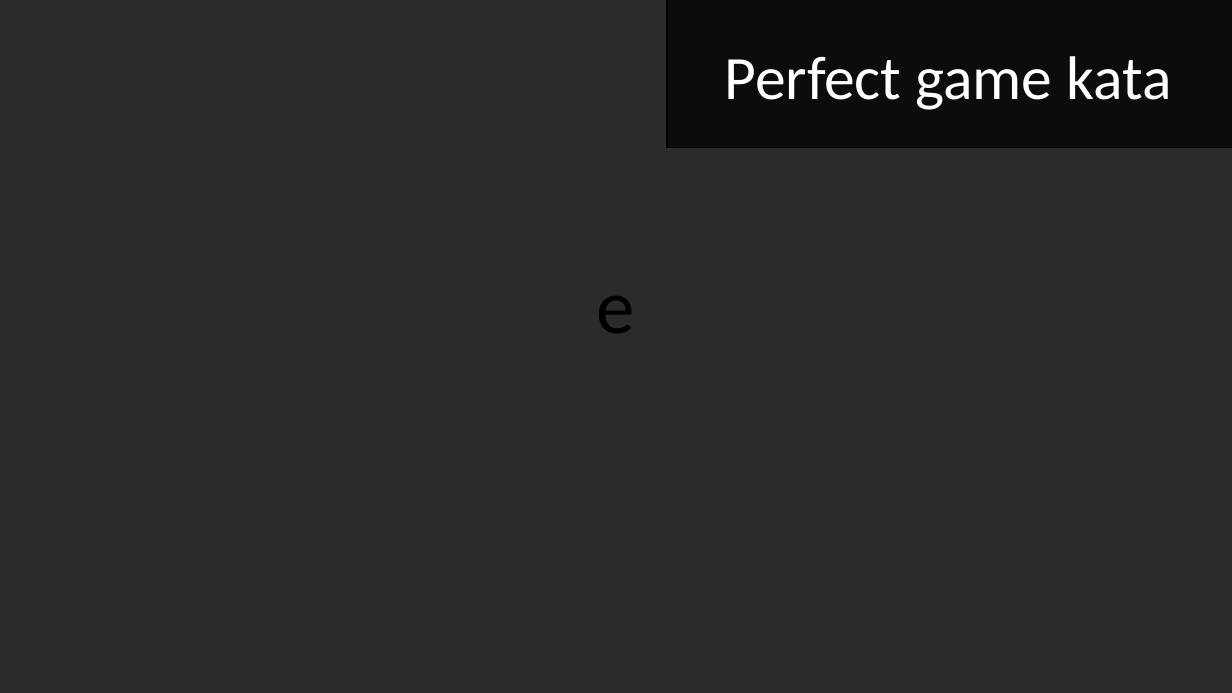
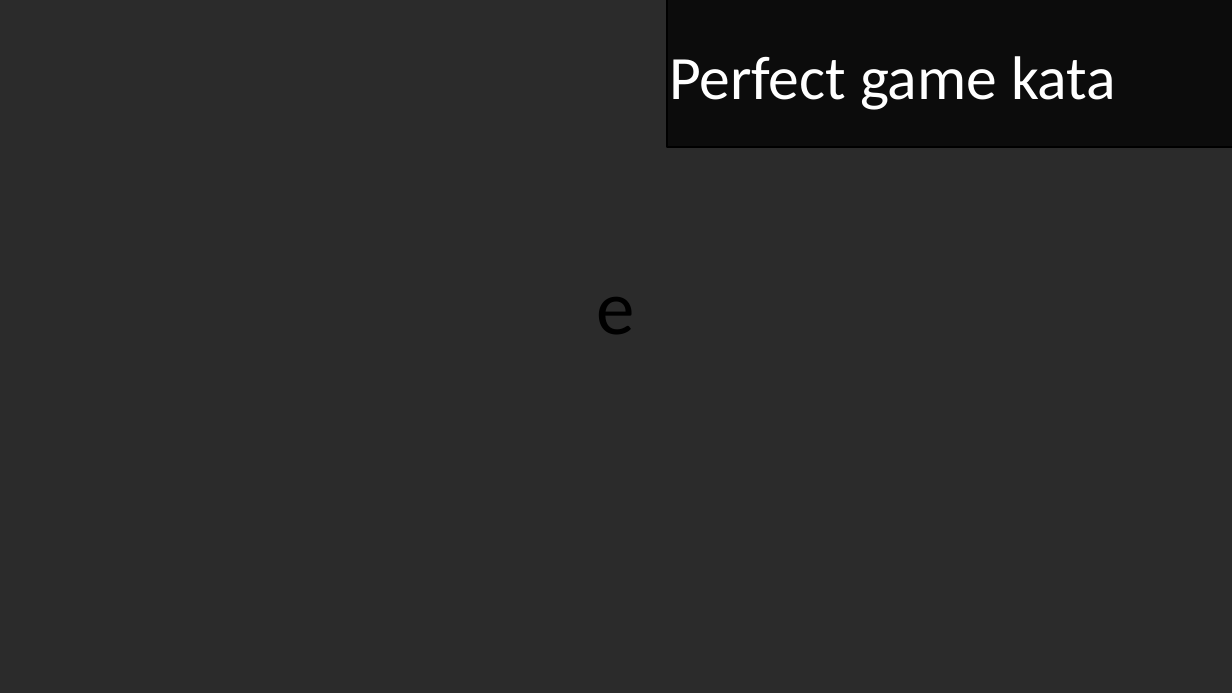
Before and after one commit to erlendstuyven/BGK2, a slide deck: slide 1 of docs/bowlingame.pptx. Drawn at 1232x693 pixels with LibreOffice and Linux fonts; fonts in the diff are those of the drawing; background and template pictures are left out; a plain dark background stands for a picture behind light text. Boxes give left, top, right and bottom in pixels: in the first picture for what was removed or moved away, otherwise in the second. Text is boxed around its words. In the diff, an @@ line names an element or a change of style, - is before the commit and + after.

```diff
--- a/docs/bowlingame.pptx
+++ b/docs/bowlingame.pptx
@@ rectangle at [667, 0, 1232, 147]: outline #000000 1 pt to #000000 2 pt @@
@@ text "Perfect game kata": place and size @@
-text "Perfect game kata" at [724, 56, 1171, 110]
+text "Perfect game kata" at [669, 56, 1116, 110]
```
Also in this commit, not shown: 5 other slides changed, 1 slide removed.
